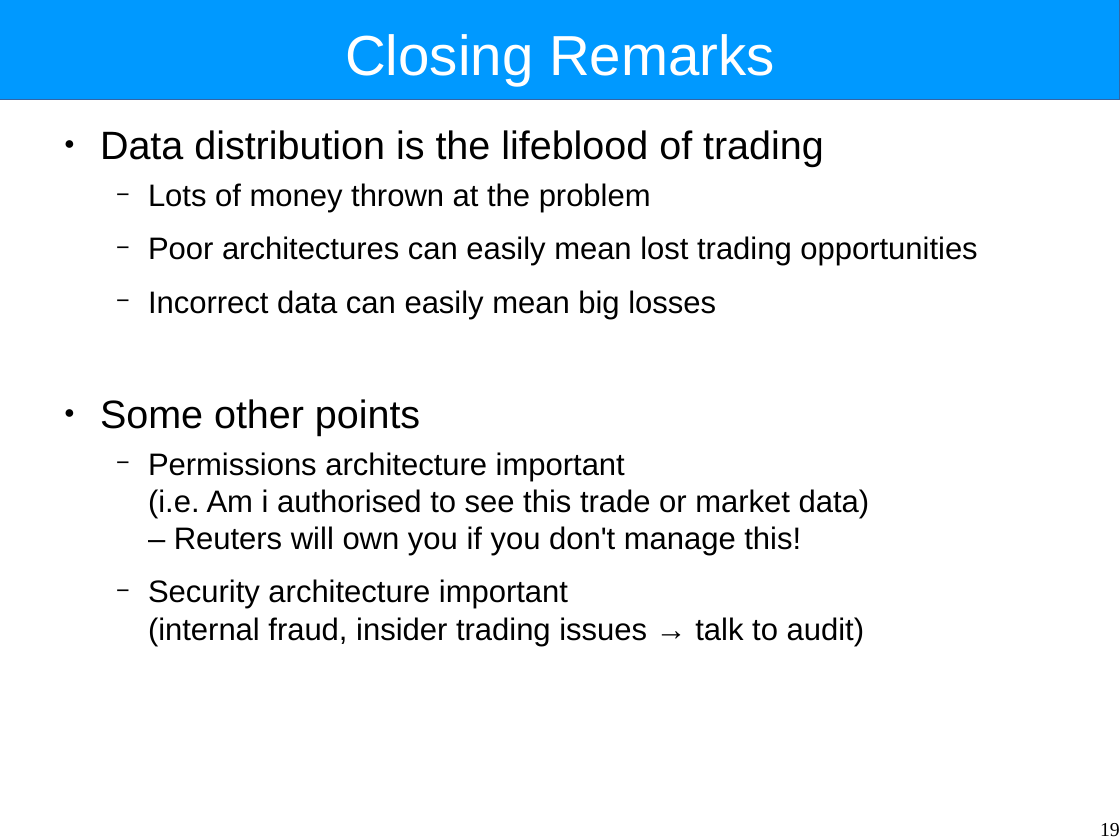
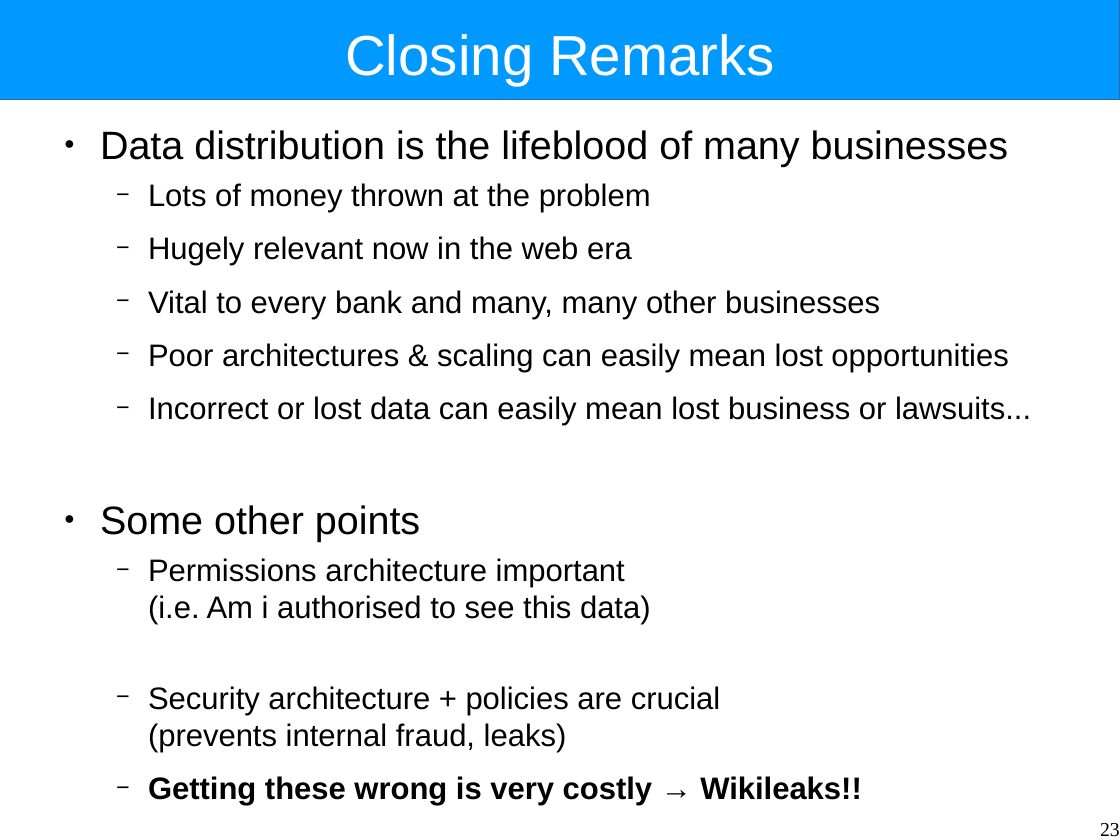
Before and after one commit to Intrinsarc/intrinsarc-evolve, a slide deck: slide 23 of Academic Work/lectures/data-distribution-architectures.odp (slide 19 before the commit). Drawn at 1120x840 pixels with LibreOffice and Linux fonts; fonts in the diff are those of the drawing. Boxes give left, top, right and bottom in pixels: in the first picture for what was removed or moved away, otherwise in the second. Text is boxed around its words. In the diff, an @@ line names an element or a change of style, - is before the commit and + after.

Commit message:
working on final lectures

```diff
--- a/Academic Work/lectures/data-distribution-architectures.odp
+++ b/Academic Work/lectures/data-distribution-architectures.odp
@@ text at [100,130,1008,167]: text changed @@
-● Data distribution is the lifeblood of trading
+● Data distribution is the lifeblood of many businesses
@@ text at [148,236,1031,425]: text changed @@
-  − Poor architectures can easily mean lost trading opportunities
-  − Incorrect data can easily mean big losses
+  − Hugely relevant now in the web era
+  − Vital to every bank and many, many other businesses
+  − Poor architectures & scaling can easily mean lost opportunities
+  − Incorrect or lost data can easily mean lost business or lawsuits...
@@ text at [148,558,862,806]: text changed @@
-  − Permissions architecture important
-    (i.e. Am i authorised to see this trade or market data)
-    – Reuters will own you if you don't manage this!
-  − Security architecture important
-    (internal fraud, insider trading issues → talk to audit)
+  − Permissions architecture important
+    (i.e. Am i authorised to see this data)
+  − Security architecture + policies are crucial
+    (prevents internal fraud, leaks)
+  − Getting these wrong is very costly → Wikileaks!!
@@ page number at [1100,823,1120,837]: text changed @@
-19
+23
```
Also in this commit, not shown: 6 other slides changed, 10 slides added, 6 slides removed, 3 other files.
